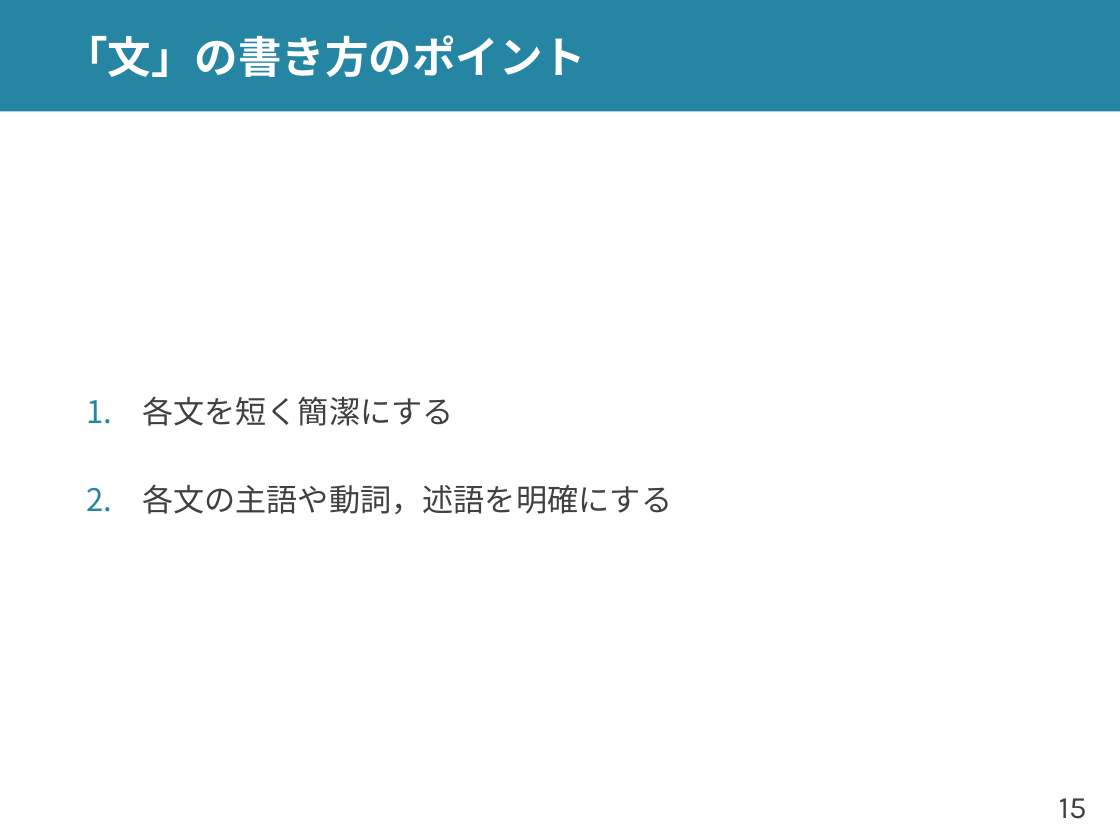
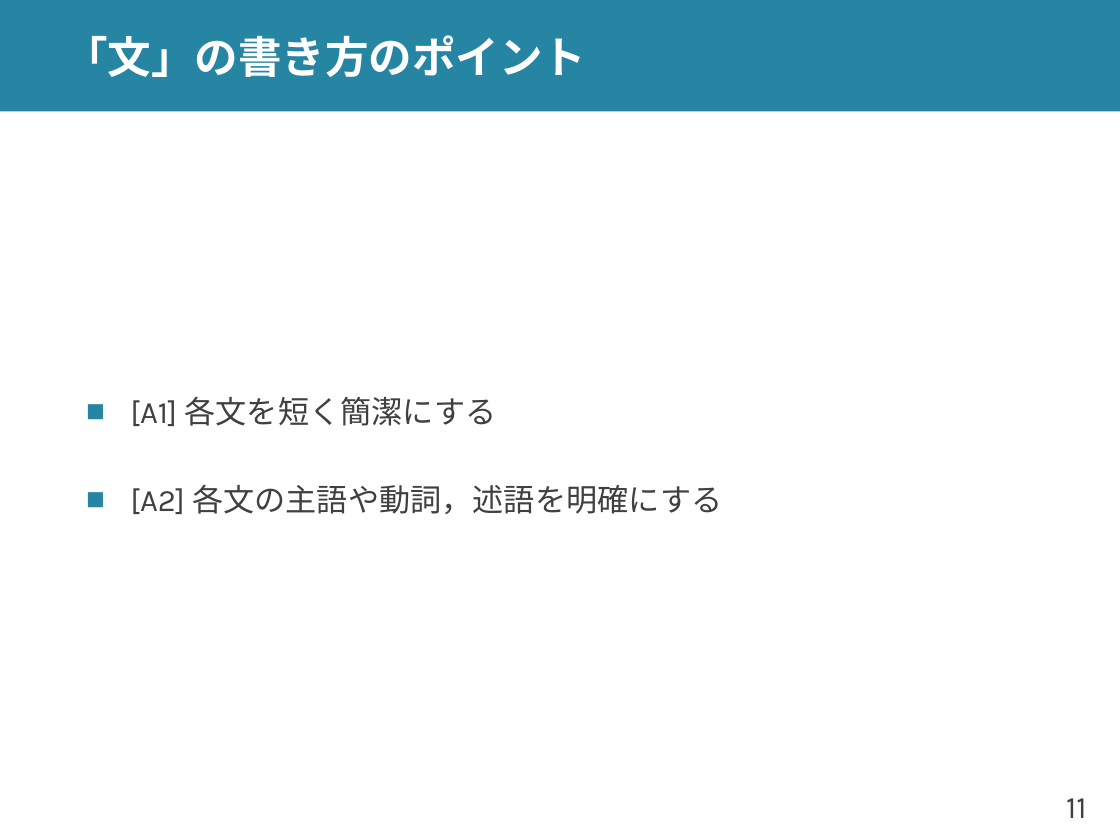
Before and after one commit to shioya-lab/how-to, a slide deck: slide 11 of writing.pptx (slide 15 before the commit). Drawn at 1120x840 pixels with LibreOffice and Linux fonts; fonts in the diff are those of the drawing. Boxes give left, top, right and bottom in pixels: in the first picture for what was removed or moved away, otherwise in the second. Text is boxed around its words. In the diff, an @@ line names an element or a change of style, - is before the commit and + after.

Commit message:
文章の書き方 v3 を追加

```diff
--- a/writing.pptx
+++ b/writing.pptx
@@ text at (130,397,722,514): text changed @@
-1. 各文を短く簡潔にする
-2. 各文の主語や動詞，述語を明確にする
+■ [A1] 各文を短く簡潔にする
+■ [A2] 各文の主語や動詞，述語を明確にする
@@ page number at (1066,798,1087,818): text changed @@
-15
+11
```
Also in this commit, not shown: 19 other slides changed, 9 slides added, 1 slide removed, 2 other files.
